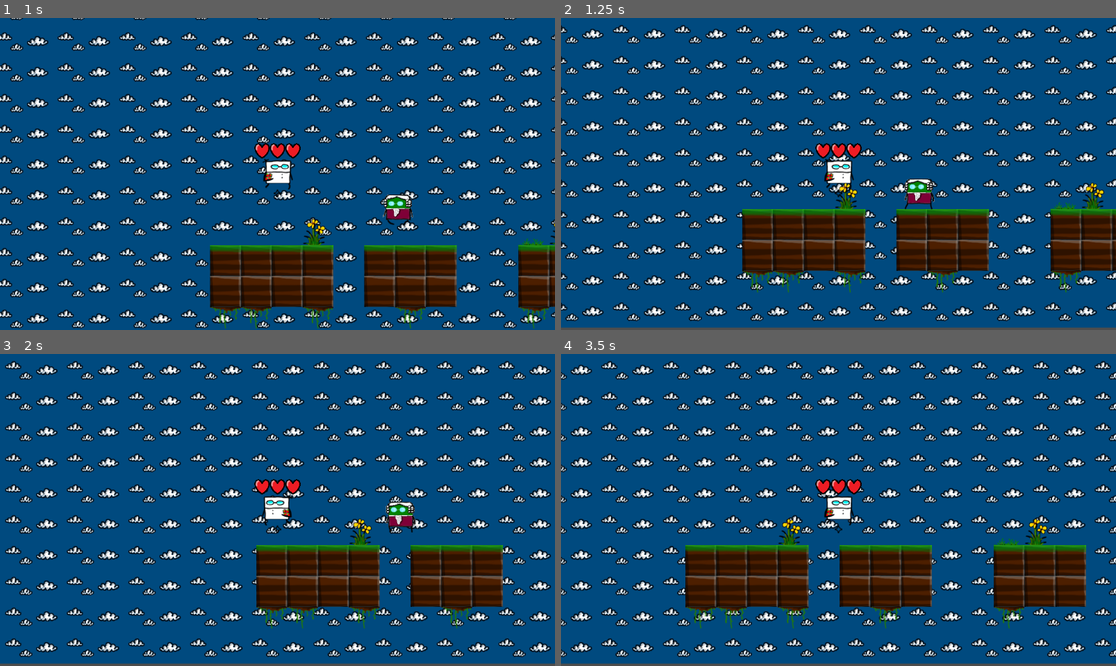
Above: before the commit, frames 1-4 (two rows, left to right).
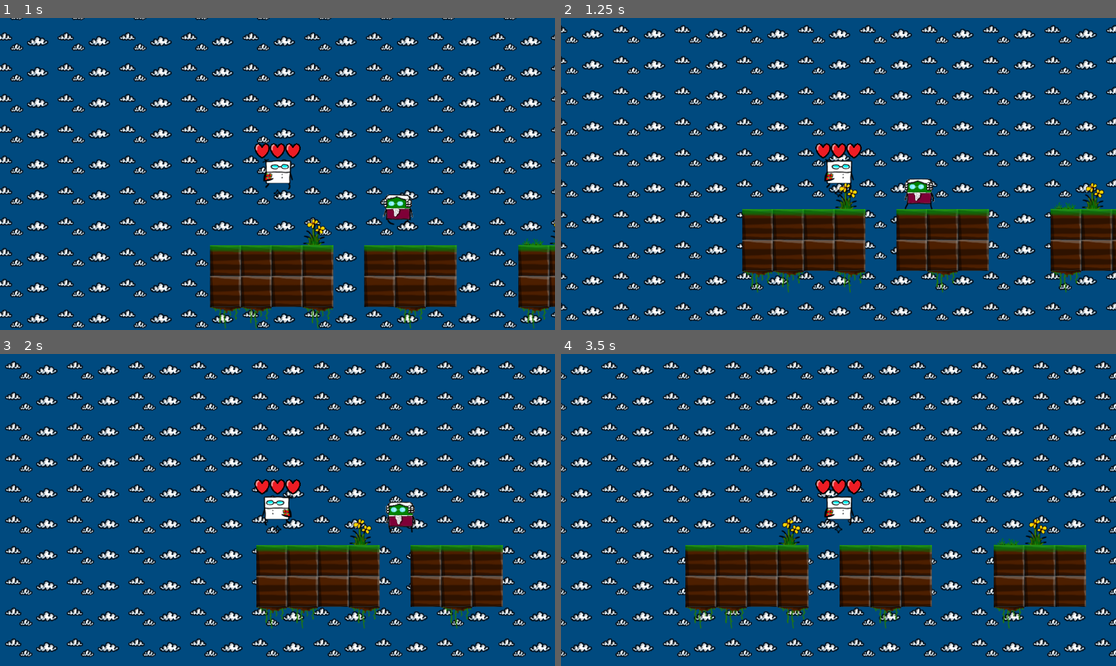
Above: after the commit, the same moments.

Repository: shawn-mcgee/jimmy-in-calculus-land
Game: Godot game, scene res://world.tscn
The game is run twice, just before and just after one commit, with the same random seed, the same clock (stepped at 60 frames per second) and the same inputs.
Inputs (mouse positions are in pixels of both pictures, inside the frame that each line leads up to):
- Up to frame 1 (1 s): move the mouse to (399, 158) at 0.52 s; hold D (move_right) from 0.53 s (still down); click (399, 158) at 0.6 s; tap W (jump) at 0.77 s
- Up to frame 2 (1.25 s): keep holding D (move_right)
- Up to frame 3 (2 s): move the mouse to (166, 525) at 1.27 s; release D (move_right) at 1.28 s; hold A (move_left) from 1.28 s (still down); click (166, 525) at 1.35 s; tap W (jump) at 1.52 s
- Up to frame 4 (3.5 s): move the mouse to (894, 441) at 2.02 s; release A (move_left) at 2.03 s; hold D (move_right) from 2.03 s (still down); click (894, 441) at 2.1 s; move the mouse to (810, 572) at 2.77 s; click (810, 572) at 2.85 s; tap W (jump) at 3.02 s

Frame 1 is identical in both runs. In frame 2, 0.9% of the frame differs, in the area x 0-100%, y 99-100%; in frame 3, 0.9%; in frame 4, 0.9%.

Commit message:
Update tile_map_data and repeat_times for improved performance

Diff:
--- a/world.tscn
+++ b/world.tscn
@@ -6,14 +6,14 @@
 [node name="World" type="Node2D"]
 
 [node name="Tiles" type="TileMapLayer" parent="."]
-tile_map_data = PackedByteArray("AAD//wEABAAAAAAAAAAAAAEABAA …(736 unchanged characters)… AAAAAAAAXAAMACgAAAAAAAAD+/wAAAAAAAAAABgA=")
+tile_map_data = PackedByteArray("AAD//wEABAAAAAAAAAAAAAEABAA …(736 unchanged characters)… AAAAAAAAXAAMACgAAAAAAAAD+/wAAAAAAAAAABgASAP//AAAAAAAAAwA=")
 tile_set = ExtResource("1_f3sb7")
 
 [node name="Parallax2D" type="Parallax2D" parent="."]
 z_index = -1000
 scroll_scale = Vector2(0.2, 0.2)
 repeat_size = Vector2(128, 64)
-repeat_times = 20
+repeat_times = 100
 
 [node name="Sprite2D" type="Sprite2D" parent="Parallax2D"]
 texture = ExtResource("1_fj7yv")
